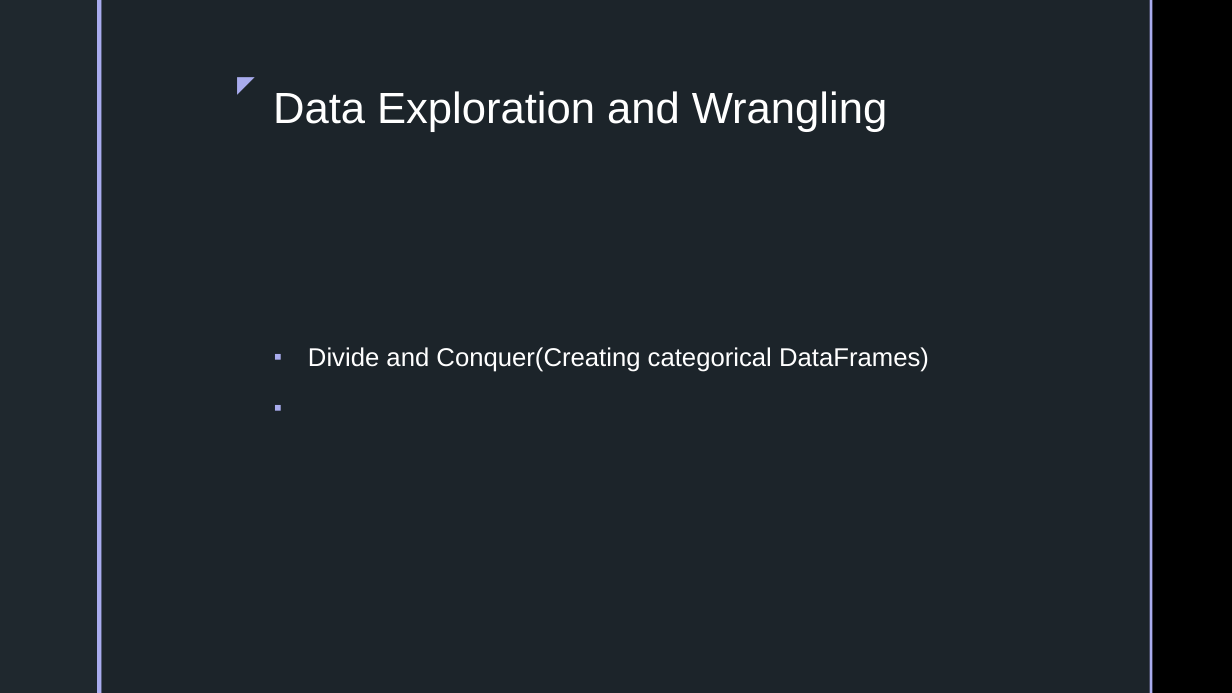
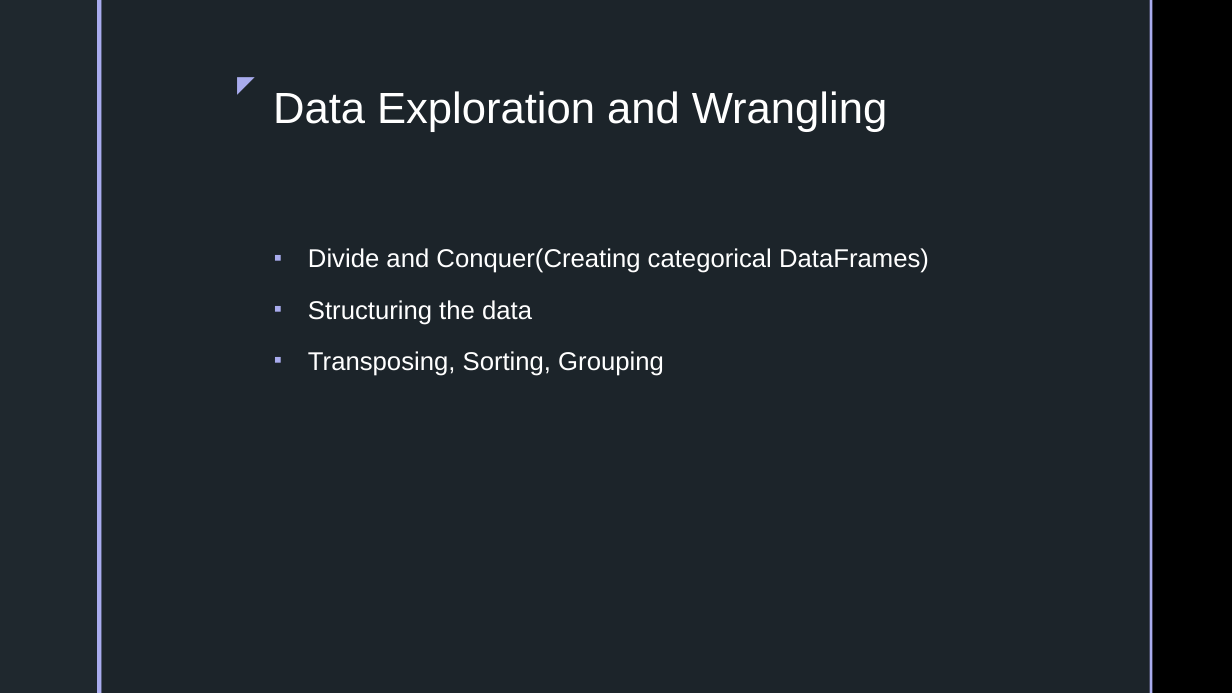
Before and after one commit to inkosi-codes/Covid-19-and-Low-Income-Communities, a slide deck: slide 9 of docs/Presentation/Power-Point.pptx. Drawn at 1232x693 pixels with LibreOffice and Linux fonts; fonts in the diff are those of the drawing; background and template pictures are left out. Boxes give left, top, right and bottom in pixels: in the first picture for what was removed or moved away, otherwise in the second. Text is boxed around its words. In the diff, an @@ line names an element or a change of style, - is before the commit and + after.

```diff
--- a/docs/Presentation/Power-Point.pptx
+++ b/docs/Presentation/Power-Point.pptx
@@ text "Divide and Conquer(Creating categorical DataFrames)": place and size @@
-text "Divide and Conquer(Creating categorical DataFrames)" at box(308, 347, 929, 372)
+text "Divide and Conquer(Creating categorical DataFrames)" at box(308, 248, 929, 376)
@@ text at box(308, 300, 664, 376): paragraphs added @@
+▪ Structuring the data
+▪ Transposing, Sorting, Grouping
```
Also in this commit, not shown: 5 other slides changed, 7 slides added, 3 slides removed, 5 other files.
